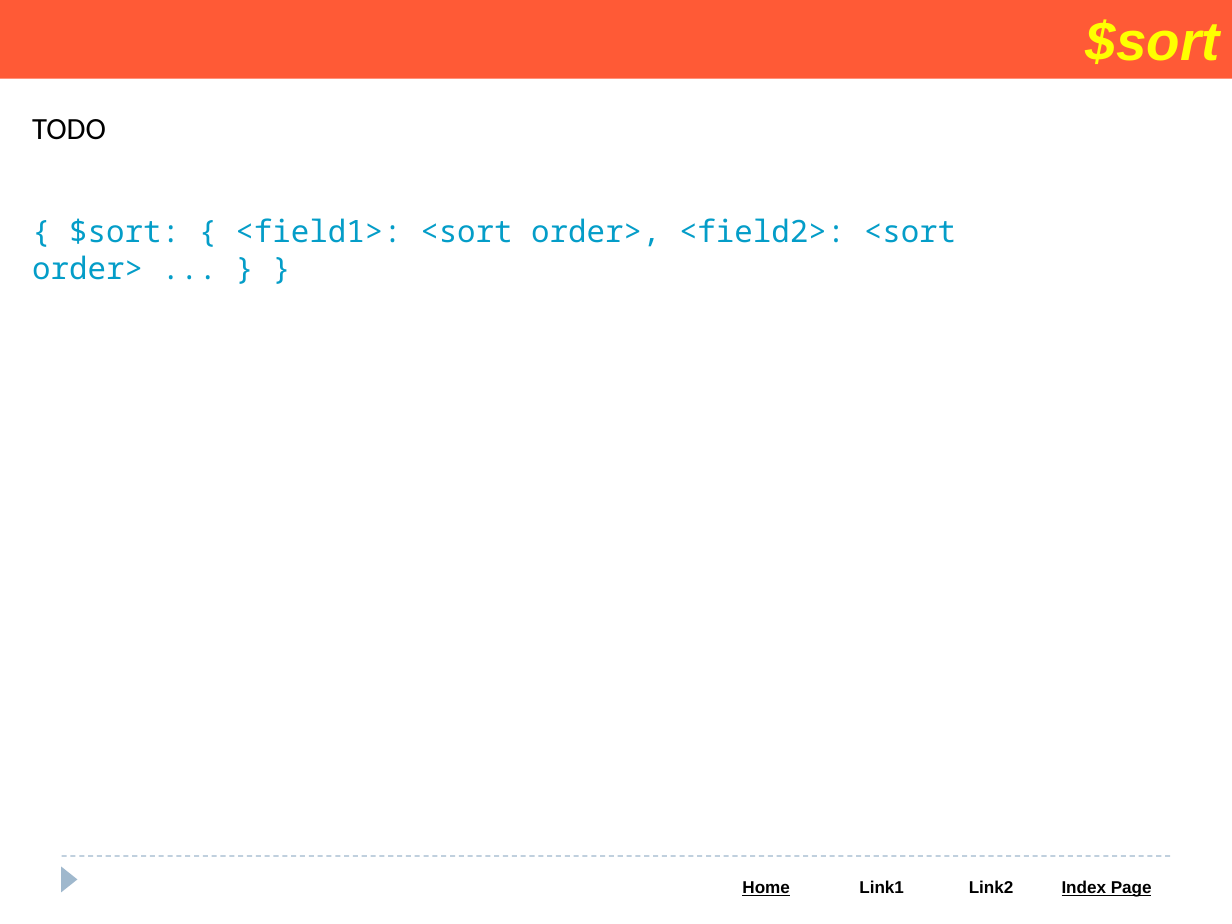
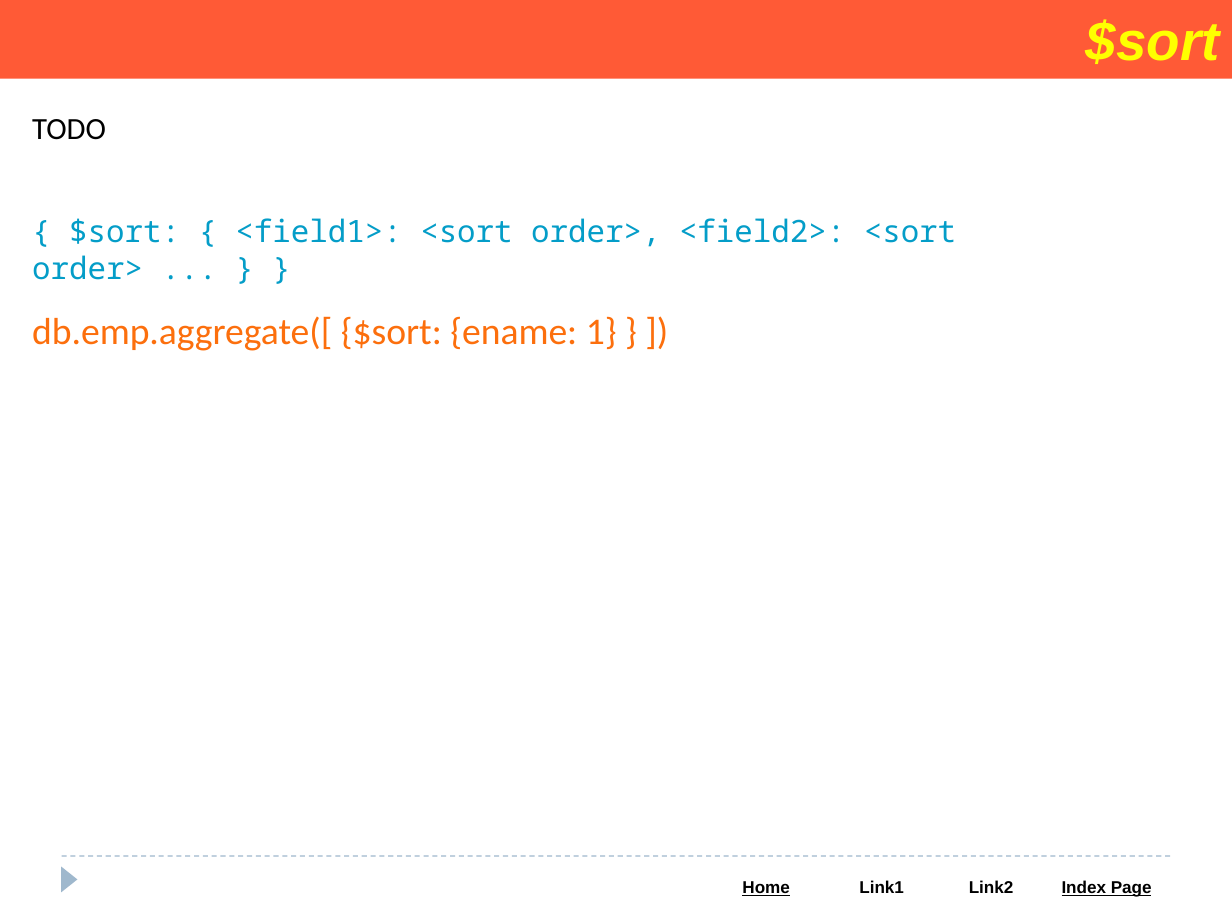
Before and after one commit to Saleel-Bagde/PPT-s, a slide deck: slide 111 of MongoDB PPT.pptx. Drawn at 1232x924 pixels with LibreOffice and Linux fonts; fonts in the diff are those of the drawing. Boxes give left, top, right and bottom in pixels: in the first picture for what was removed or moved away, otherwise in the second. Text is boxed around its words. In the diff, an @@ line names an element or a change of style, - is before the commit and + after.

```diff
--- a/MongoDB PPT.pptx
+++ b/MongoDB PPT.pptx
@@ text added at [32, 316, 617, 351], 22 pt, text #FC6F0D @@
+db.emp.aggregate([ {$sort: {ename: 1} } ])
```
Also in this commit, not shown: 5 other slides changed.
